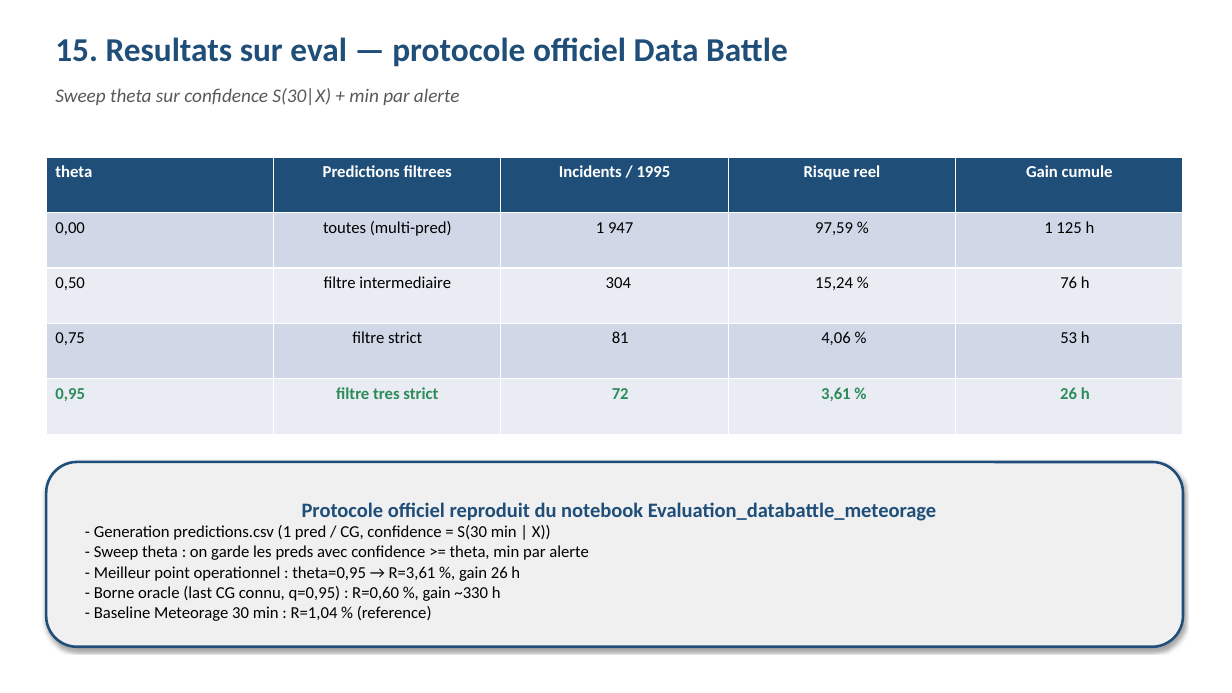
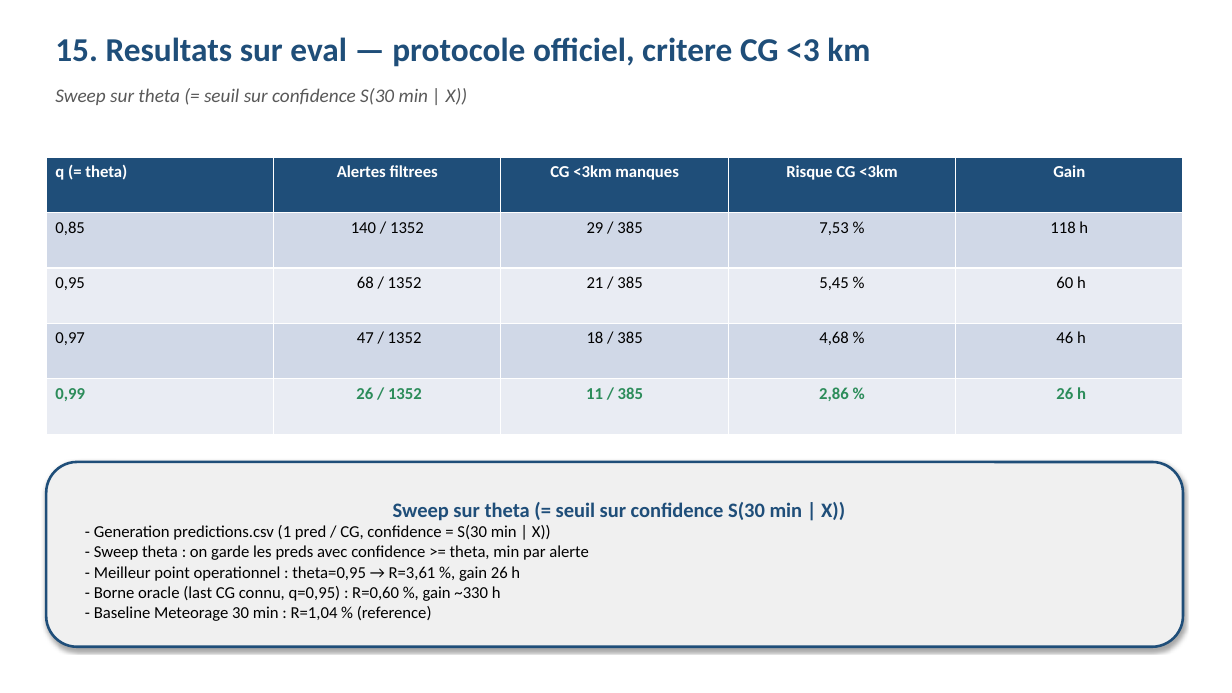
Before and after one commit to enriquealves02-jpg/PROJET_oral_m2fin, a slide deck: slide 16 of presentation_oral.pptx. Drawn at 1232x693 pixels with LibreOffice and Linux fonts; fonts in the diff are those of the drawing. Boxes give left, top, right and bottom in pixels: in the first picture for what was removed or moved away, otherwise in the second. Text is boxed around its words. In the diff, an @@ line names an element or a change of style, - is before the commit and + after.

Commit message:
Align all artifacts on protocol-style measure with CG-only <3km
Streamlit, pptx, rapport et scripts oraux utilisent maintenant tous le meme
calcul : protocole officiel (Evaluation_databattle_meteorage.ipynb style)
avec restriction CG <3 km (les IC ne sont pas dangereux au sol).

Methode :
  - 1 prediction par CG : pred_end = date + T_q, confidence = S(30|X)
  - Sweep theta = q : on garde confidence >= q, min par alerte
  - Risque = CG <3 km arrivant apres pred_end / total CG <3 km (385)
  - Gain = baseline_end - pred_end sommee sur les alertes filtrees

Resultats unifies (eval 2023-25, 1352 alertes, 385 CG <3 km) :
  - q=0.99 : R=2.86 % (11/385), gain 26 h sur 26 alertes filtrees
  - q=0.95 : R=5.45 % (21/385), gain 60 h sur 68 alertes
  - q=0.85 : R=7.53 % (29/385), gain 118 h sur 140 alertes
  - Baseline 30 min : R=0 % (parfait par construction)
  - Borne oracle CG+IC q=0.95 : R=0.60 %, gain 330 h (potentiel)

Streamlit affiche en headline ces chiffres protocole. Mesure dynamique
gardee en bas pour visualisation pedagogique des cas concrets.

```diff
--- a/presentation_oral.pptx
+++ b/presentation_oral.pptx
@@ text at [55,37,870,67]: text changed @@
-15. Resultats sur eval — protocole officiel Data Battle
+15. Resultats sur eval — protocole officiel, critere CG <3 km
@@ text at [55,88,468,105]: text changed @@
-Sweep theta sur confidence S(30|X) + min par alerte
+Sweep sur theta (= seuil sur confidence S(30 min | X))
@@ table at [46,157,1183,434] @@
-row 1: theta | Predictions filtrees | Incidents / 1995 | Risque reel | Gain cumule
+row 1: q (= theta) | Alertes filtrees | CG <3km manques | Risque CG <3km | Gain
-row 2: 0,00 | toutes (multi-pred) | 1 947 | 97,59 % | 1 125 h
+row 2: 0,85 | 140 / 1352 | 29 / 385 | 7,53 % | 118 h
-row 3: 0,50 | filtre intermediaire | 304 | 15,24 % | 76 h
+row 3: 0,95 | 68 / 1352 | 21 / 385 | 5,45 % | 60 h
-row 4: 0,75 | filtre strict | 81 | 4,06 % | 53 h
+row 4: 0,97 | 47 / 1352 | 18 / 385 | 4,68 % | 46 h
-row 5: 0,95 | filtre tres strict | 72 | 3,61 % | 26 h
+row 5: 0,99 | 26 / 1352 | 11 / 385 | 2,86 % | 26 h
@@ text in rounded rectangle at [393,502,845,521]: text changed @@
-Protocole officiel reproduit du notebook Evaluation_databattle_meteorage
+Sweep sur theta (= seuil sur confidence S(30 min | X))
```
Also in this commit, not shown: 2 other slides changed, 4 other files.
